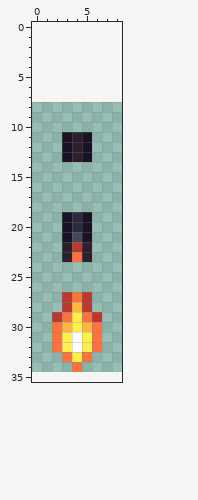
Pixel-art sprite -- Content/NPCs/JellyfishBoss/JellyfishTentacle.png. The picture above was drawn from the file before the commit.
The file is 18x54 pixels, drawn in blocks of 2x2; one block is one cell here. The old version is drawn lined up with the new one, on the new canvas.
After the commit:
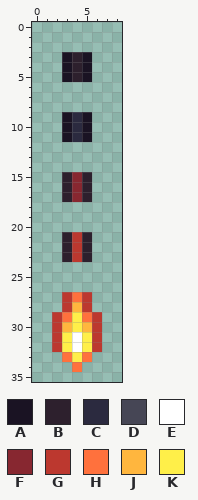
Palette (. is transparent): A #1a1323  B #2d202d  C #2b2a3f  D #464655  E #ffffff  F #872730  G #bc382f  H #ff713d  J #ffb63e  K #ffef49
Edits made:
canvas 9x27 -> 9x36, the old top-left corner now at 0,8
Changed rows in their new state; - is an unchanged pixel.
first column x 3:
 3 ABA
 4 ABA
 5 ABA
first column x 3:
 9 ACA
10 ACA
11 -C-
12 ...
13 ...
15 BFB
16 BFB
17 BFB
19 ...
20 ...
21 BGB
23 -G-
first column x 2:
30 G---G
31 G---G
32 G---G
Changed places in both pictures, as pixel boxes (x1, y1, x2, y2):
added: (62, 52, 92, 82)
changed: (62, 112, 92, 262)
changed: (52, 322, 62, 352)
changed: (92, 322, 102, 352)
